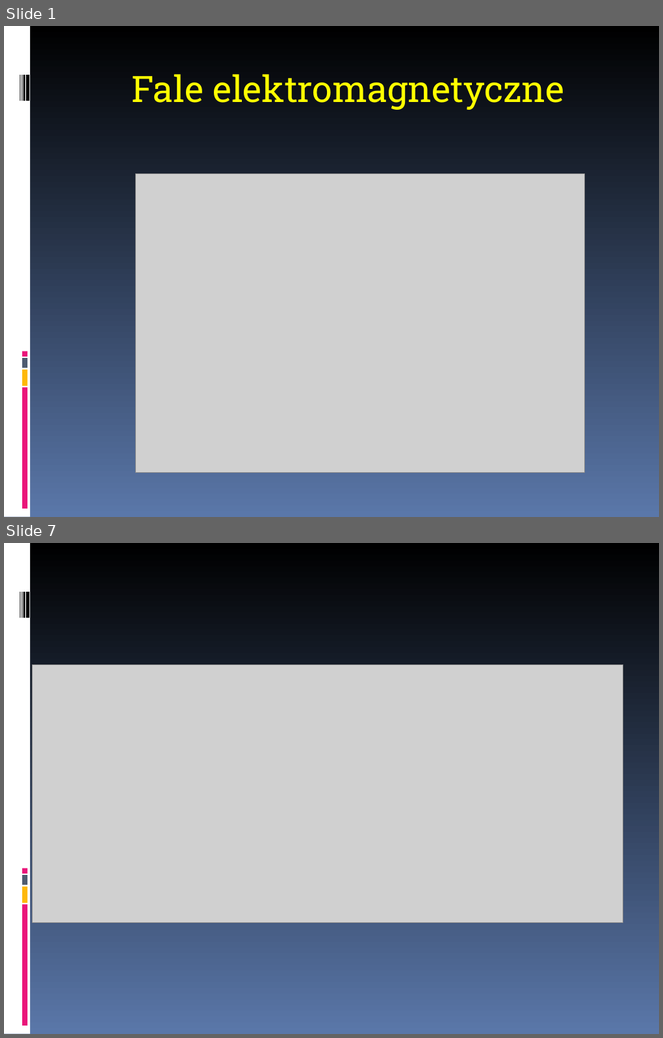
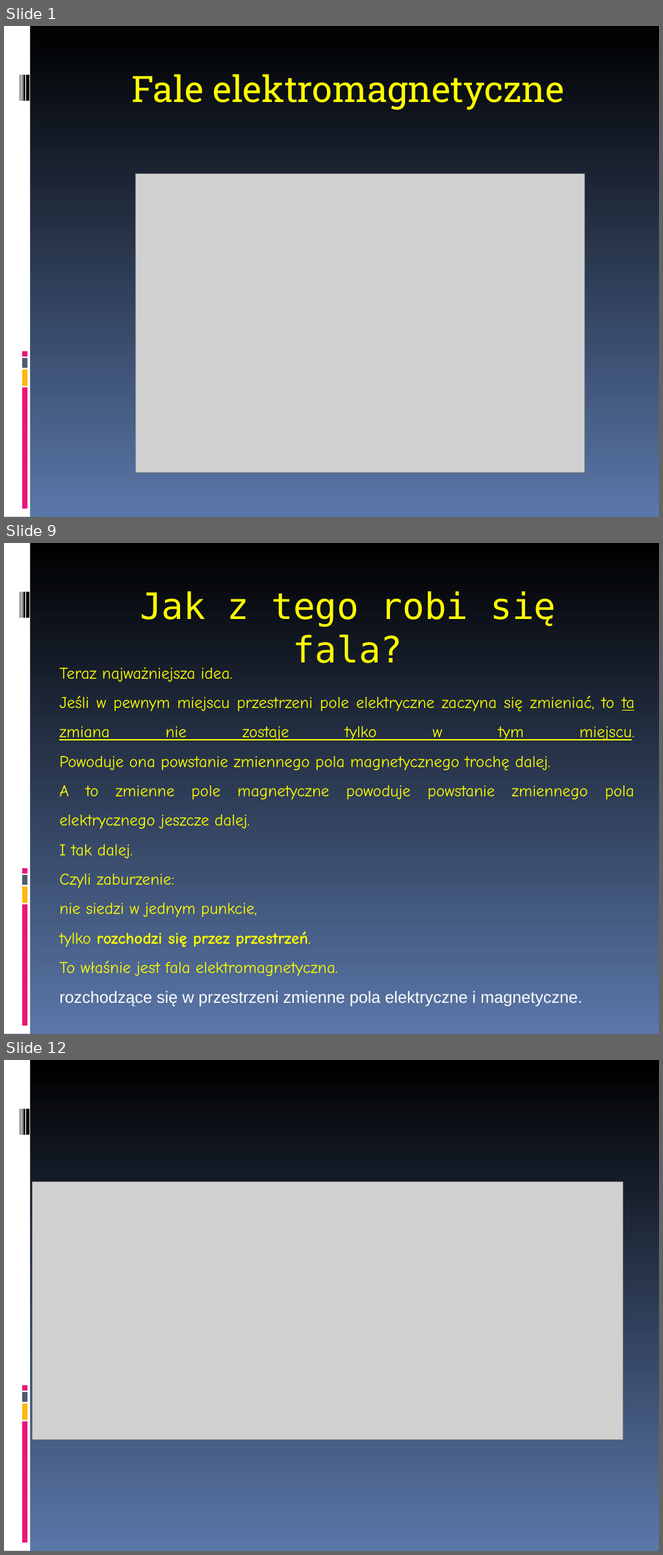
Before and after one commit to MichalMus/Fizyka-w-szkole, a slide deck: 4.Drgania i fale/5.Fale elektromagnetyczne.ppt. Shown one above the other, each under a label of ours: slides 1 and 7 before the commit, slides 1, 9 and 12 after it; the slides between them are not shown. The pictures are 663x1038 and 663x1555 pixels, drawn with LibreOffice and Linux fonts; fonts in the diff are those of the drawing; grey boxes stand for pictures. Boxes give left, top, right and bottom in pixels: in the first picture for what was removed or moved away, otherwise in the second. Text is boxed around its words. In the diff, an @@ line names an element or a change of style, - is before the commit and + after.

```diff
--- a/4.Drgania i fale/5.Fale elektromagnetyczne.ppt
+++ b/4.Drgania i fale/5.Fale elektromagnetyczne.ppt
@@ slide 9 added at (4, 543, 659, 1034), background gradient #000000 to #5A77A9; not listed: 9 template elements that a slide beside it also shows @@
@@ title added at (140, 591, 556, 663), 40 pt, text #FFFF00 @@
+Jak z tego robi się fala?
@@ text added at (59, 667, 635, 1006), 18 pt, text #FFFF00 @@
+Teraz najważniejsza idea.
+Jeśli w pewnym miejscu przestrzeni pole elektryczne zaczyna się zmieniać, to ta zmiana nie zostaje tylko w tym miejscu.
+Powoduje ona powstanie zmiennego pola magnetycznego trochę dalej.
+A to zmienne pole magnetyczne powoduje powstanie zmiennego pola elektrycznego jeszcze dalej.
+I tak dalej.
+Czyli zaburzenie:
+nie siedzi w jednym punkcie,
+tylko rozchodzi się przez przestrzeń.
+To właśnie jest fala elektromagnetyczna.
+rozchodzące się w przestrzeni zmienne pola elektryczne i magnetyczne.
@@ what was slide 7 is now slide 12 @@
```
Also in this commit, not shown: 13 other slides added, 9 other files.
